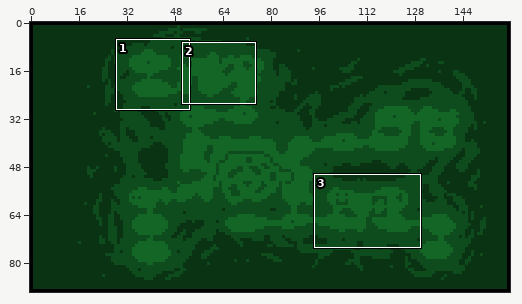
Sprite sheet -- sprites/spr_map_level/layers/45acc6e9-7882-45fc-a043-40c368a44bef/51aef410-a315-4b03-92e3-80cf35ec55d7.png. Above, an overview of the earlier version with the close-up marked.
Close-up. Before the edit:
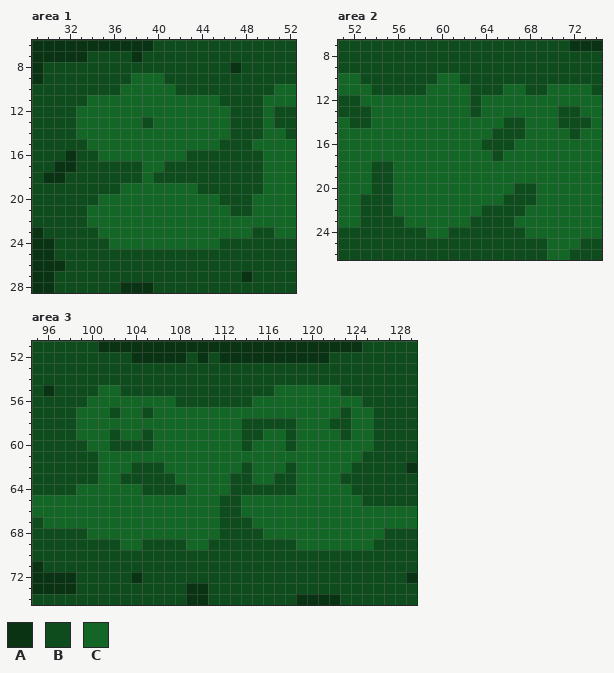
The file is 160x90 pixels. Shown: area 1: x 29..52, y 6..28; area 2: x 51..74, y 7..26; area 3: x 95..129, y 51..74. The commit also changed other parts of the picture, which this record leaves out.
Palette (. is transparent): A #0a3313  B #0f4c1d  C #146626
Pixels before, area 1, first column x 29:
 6 AAAAAAAAAAABBBBBBBBBBBBB
 7 AAAAABBBBABBBBBBBBBBBBBB
 8 ABBBBBBBBBBBBBBBBBABBBBB
 9 ABBBBBBBBCCCBBBBBBBBBBBB
10 BBBBBBBBCCCCCBBBBBBBBBCC
11 BBBBBCCCCCCCCCCCCBBBBCCC
12 BBBBCCCCCCCCCCCCCCBBBCBB
13 BBBBCCCCCCBCCCCCCCBBBCBB
14 BBBBCCCCCCCCCCCCCCBBBCCB
15 BBBBBCCCCCCCCCCCCBBBCCCC
16 BBBABBCCCCCCCCBBBBBBBCCC
17 BBAABBBBBBCCBBBBBBBBBCCC
18 BAABBBBBBBCBBBBBBBBBBCCC
19 BBBBBBBBCCCCCCCBBBBBBCCC
20 BBBBBBCCCCCCCCCCCBBBCCCC
21 BBBBBCCCCCCCCCCCCCBBCCCC
22 BBBBBCCCCCCCCCCCCCCCCCCC
23 ABBBBBCCCCCCCCCCCCCCBBCC
24 AABBBBBCCCCCCCCCCBBBBBBB
25 AABBBBBBBBBBBBBBBBBBBBBB
26 AAABBBBBBBBBBBBBBBBBBBBB
27 AABBBBBBBBBBBBBBBBBABBBB
28 AABBBBBBAAABBBBBBBBBBBBB
Pixels before, area 2, first column x 51:
 7 BBBBBBBBBBBBBBBBBBBBBAAA
 8 BBBBBBBBBBBBBBBBBBBBBBBB
 9 BBBBBBBBBBBBBBBBBBBBBBBB
10 CCBBBBBBBCCBBBBBBBBBBBBB
11 CCCBBBBBCCCCBBBCCBBCCCCB
12 BBCCCCCCCCCCBCCCCCCCCCCC
13 BBBCCCCCCCCCBCCCCCCCBBCC
14 CBBCCCCCCCCCCCCBBCCCBBBC
15 CCCCCCCCCCCCCCBBBCCCCBCC
16 CCCCCCCCCCCCCBBBCCCCCCCC
17 CCCCCCCCCCCCCCBCCCCCCCCC
18 CCCBBCCCCCCCCCCCCCCCCCCC
19 CCCBBCCCCCCCCCCCCCCCCCCC
20 CCCBBCCCCCCCCCCCBBCCCCCC
21 CCBBBCCCCCCCCCCBBBCCCCCC
22 CCBBBCCCCCCCCBBBBCCCCCCC
23 CCBBBBCCCCCCBBBBCCCCCCCC
24 BBBBBBBBCCBBBBBBBCCCCCCC
25 BBBBBBBBBBBBBBBBBBBCCCBB
26 BBBBBBBBBBBBBBBBBBBCCBBB
Pixels before, area 3, first column x 95:
51 BBBBBBAAAAAAAAAAAAAAAAAAAAAAAABBBBB
52 BBBBBBBBBAAAAABABAAAAAAAAAABBBBBBBB
53 BBBBBBBBBBBBBBBBBBBBBBBBBBBBBBBBBBB
54 BBBBBBBBBBBBBBBBBBBBBBBBBBBBBBBBBBB
55 BABBBBCCBBBBBBBBBBBBBBCCCCCCBBBBBBB
56 BBBBBCCCCCCCCBBBBBBBCCCCCCCCCCBBBBB
57 BBBBCCCBCCBCCCCCCCCCCCCCCCCCBCCBBBB
58 BBBBCCCCCCCCCCCCCCCBBBBBCCCBBCCBBBB
59 BBBBCCCBCCBCCCCCCCCBBCCBCCCCBCCBBBB
60 BBBBBCCBBBBCCCCCCCCBCCCBCCCCCCCBBBB
61 BBBBBBCCCCCCCCCCCCCCCCCCCCCCCCBBBBB
62 BBBBBBCCCBBBCCCCCCCBCCCBCCCCCBBBBBA
63 BBBBBBCCBBBBBCCCCCBBCCBBCCCCBBBBBBB
64 BBBBCCCCCCBBBBCCCCBBBBBBCCCCCBBBBBB
65 CCCCCCCCCCCCCCCCCBBCCCCCCCCCCCBBBBB
66 CCCCCCCCCCCCCCCCCBBCCCCCCCCCCCCCCCC
67 BCCCCCCCCCCCCCCCCBBBCCCCCCCCCCCCCCC
68 BBBBBCCCCCCCCCCCCBBBBCCCCCCCCCCCBBB
69 BBBBBBBBCCBBBBCCBBBBBBBBCCCCCCCBBBB
70 BBBBBBBBBBBBBBBBBBBBBBBBBBBBBBBBBBB
71 ABBBBBBBBBBBBBBBBBBBBBBBBBBBBBBBBBB
72 AAAABBBBBABBBBBBBBBBBBBBBBBBBBBBBBA
73 AAAABBBBBBBBBBAABBBBBBBBBBBBBBBBBBB
74 BBBBBBBBBBBBBBAABBBBBBBBAAAABBBBBBB
After the commit:
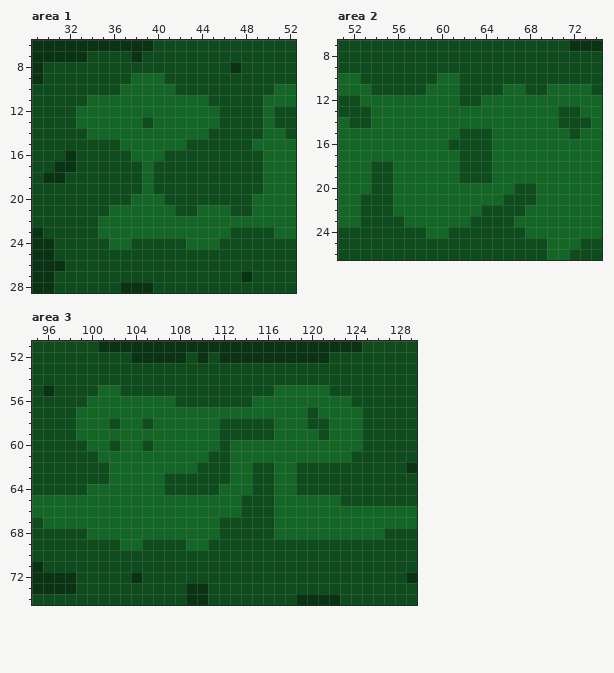
Diff:
Area 1:
Colour C gives way to colour B in row 11 at x 45; in rows 12 to 13 at x 46; in row 14 at x 33 and 45 to 46; in row 15 at x 34 to 36 and 43 to 45; in row 16 at x 35 to 37 and 41 to 42; in row 17 at x 40.
Colour C gives way to colour B in row 19 at x 37 to 38 and 40 to 43; in row 20 at x 35 to 37 and 41 to 45; in row 21 at x 34 to 35 and 42 to 43; in row 22 at x 34; in row 23 at x 47 to 48; in row 24 at x 38 to 42.
Area 2:
Colour C gives way to colour B in rows 11 to 12 at x 62; in row 15 at x 62 to 64; in row 16 at x 61 to 63; in rows 17 to 19 at x 62 to 64.
Colour B gives way to colour C in row 13 at x 63; in row 14 at x 66 to 67; in row 15 at x 65 to 67; in row 16 at x 65 to 66; in row 17 at x 65.
Area 3:
Colour C gives way to colour B in row 55 at x 122; in row 56 at x 124; in row 57 at x 120 and 125; in row 58 at x 102, 105, 112 to 113, 120 to 121 and 125; in row 59 at x 112 to 113, 116, 121 and 125; in row 60 at x 112 and 125.
Colour C gives way to colour B in row 61 at x 111 to 112 and 124; in row 62 at x 101, 110 to 112, 115 to 116 and 119 to 123; in row 63 at x 101, 108 to 112, 115 to 116 and 119 to 122; in row 64 at x 99, 109 to 111 and 119 to 123; in row 65 at x 114 to 116 and 123 to 124; in row 66 at x 114 to 116.
Colour C gives way to colour B in row 67 at x 115 to 116; in row 68 at x 116; in row 69 at x 119 to 125.
Colour B gives way to colour C in row 57 at x 102, 105 and 123; in row 58 at x 117 to 118 and 122 to 123; in row 59 at x 102, 105, 118 and 123; in row 60 at x 103 to 104, 114 and 118; in row 62 at x 104 to 106, 114 and 118; in row 63 at x 103 to 106, 113 to 114 and 117 to 118.
Colour B gives way to colour C in row 64 at x 105 to 106, 113 to 114 and 117 to 118; in rows 65 to 66 at x 112 to 113.
